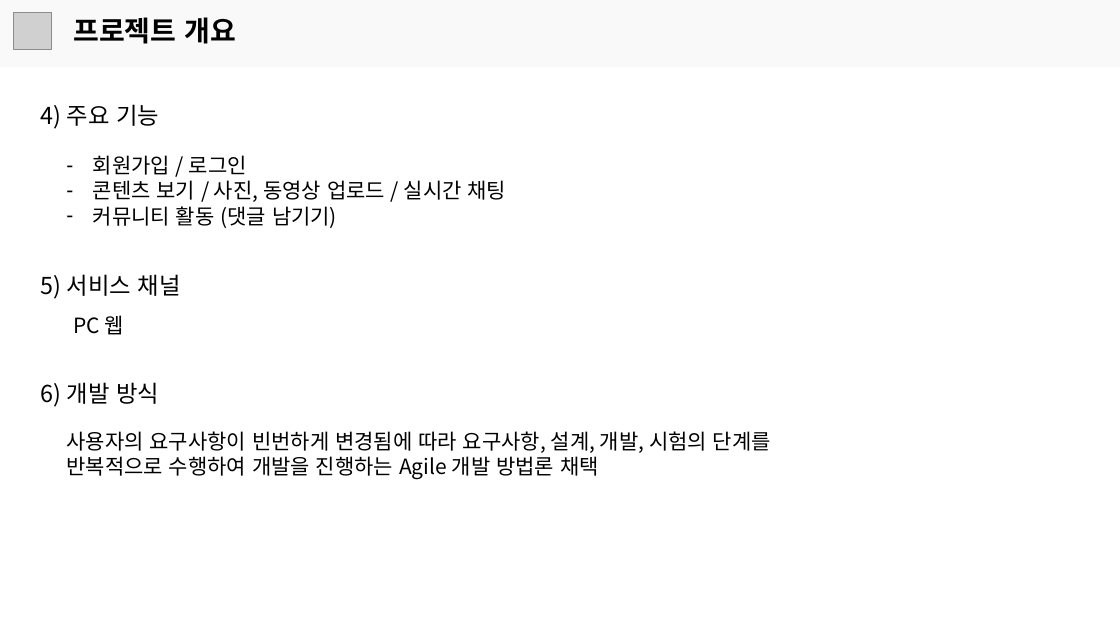
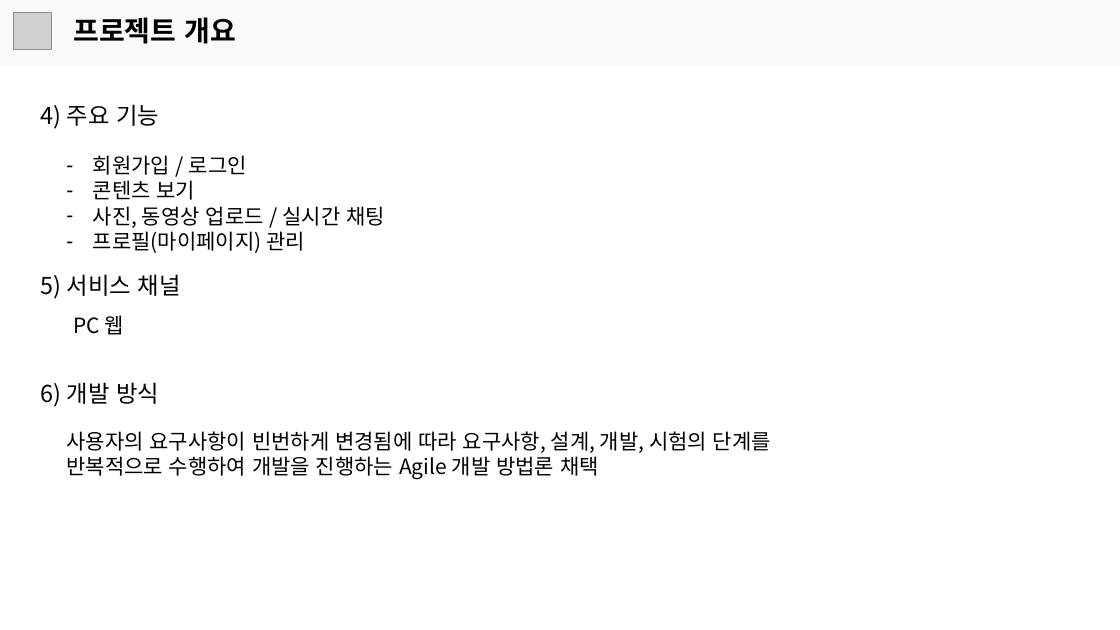
Before and after one commit to JGwanghou/Photostagram_, a slide deck: slide 4 of 프로젝트 발표 보고서.pptx. Drawn at 1120x630 pixels with LibreOffice and Linux fonts; fonts in the diff are those of the drawing; grey boxes stand for pictures. Boxes give left, top, right and bottom in pixels: in the first picture for what was removed or moved away, otherwise in the second. Text is boxed around its words. In the diff, an @@ line names an element or a change of style, - is before the commit and + after.

```diff
--- a/프로젝트 발표 보고서.pptx
+++ b/프로젝트 발표 보고서.pptx
@@ text at box(93, 180, 385, 253): text changed @@
-– 콘텐츠 보기 / 사진, 동영상 업로드 / 실시간 채팅
-– 커뮤니티 활동 (댓글 남기기)
+– 콘텐츠 보기
+– 사진, 동영상 업로드 / 실시간 채팅
+– 프로필(마이페이지) 관리
```
Also in this commit, not shown: 5 other slides changed, 4 slides added, 3 slides removed, 8 other files.
